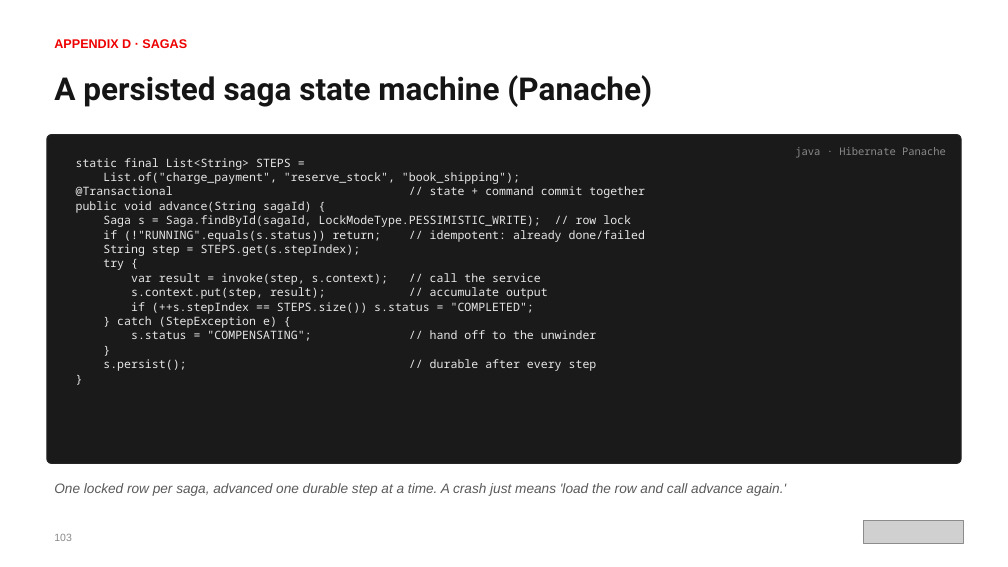
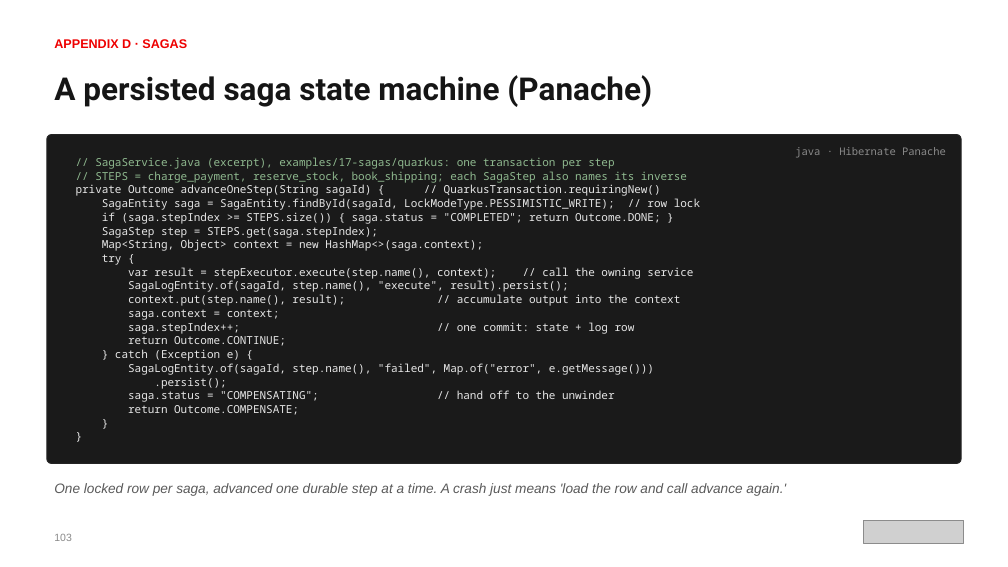
Before and after one commit to patterncatalyst/cloud-native-design-patterns, a slide deck: slide 122 of lgtm-presentation/Designing-Cloud-Native-APIs-Quarkus.pptx. Drawn at 1008x567 pixels with LibreOffice and Linux fonts; fonts in the diff are those of the drawing; grey boxes stand for pictures. Boxes give left, top, right and bottom in pixels: in the first picture for what was removed or moved away, otherwise in the second. Text is boxed around its words. In the diff, an @@ line names an element or a change of style, - is before the commit and + after.

Commit message:
docs(deck): Quarkus deck follows the idiomatic examples (S13)

```diff
--- a/lgtm-presentation/Designing-Cloud-Native-APIs-Quarkus.pptx
+++ b/lgtm-presentation/Designing-Cloud-Native-APIs-Quarkus.pptx
@@ text at <box>76,157,700,251</box>: text changed; size 11 to 10.5 pt @@
-static final List<String> STEPS =
-List.of("charge_payment", "reserve_stock", "book_shipping");
-@Transactional // state + command commit together
-public void advance(String sagaId) {
-Saga s = Saga.findById(sagaId, LockModeType.PESSIMISTIC_WRITE); // row lock
-if (!"RUNNING".equals(s.status)) return; // idempotent: already done/failed
-String step = STEPS.get(s.stepIndex);
+// SagaService.java (excerpt), examples/17-sagas/quarkus: one transaction per step
+// STEPS = charge_payment, reserve_stock, book_shipping; each SagaStep also names its inverse
+private Outcome advanceOneStep(String sagaId) { // QuarkusTransaction.requiringNew()
+SagaEntity saga = SagaEntity.findById(sagaId, LockModeType.PESSIMISTIC_WRITE); // row lock
+if (saga.stepIndex >= STEPS.size()) { saga.status = "COMPLETED"; return Outcome.DONE; }
+SagaStep step = STEPS.get(saga.stepIndex);
+Map<String, Object> context = new HashMap<>(saga.context);
@@ text at <box>102,254,122,265</box>: size 11 to 10.5 pt in "try {", "}", "}" @@
@@ text at <box>115,267,693,415</box>: text changed; size 11 to 10.5 pt @@
-var result = invoke(step, s.context); // call the service
-s.context.put(step, result); // accumulate output
-if (++s.stepIndex == STEPS.size()) s.status = "COMPLETED";
-} catch (StepException e) {
-s.status = "COMPENSATING"; // hand off to the unwinder
+var result = stepExecutor.execute(step.name(), context); // call the owning service
+SagaLogEntity.of(sagaId, step.name(), "execute", result).persist();
+context.put(step.name(), result); // accumulate output into the context
+saga.context = context;
+saga.stepIndex++; // one commit: state + log row
+return Outcome.CONTINUE;
+} catch (Exception e) {
+SagaLogEntity.of(sagaId, step.name(), "failed", Map.of("error", e.getMessage()))
+.persist();
+saga.status = "COMPENSATING"; // hand off to the unwinder
+return Outcome.COMPENSATE;
@@ text at <box>103,359,597,371</box>: paragraph removed @@
-s.persist(); // durable after every step
```
Also in this commit, not shown: 17 other slides changed, 2 other files.
